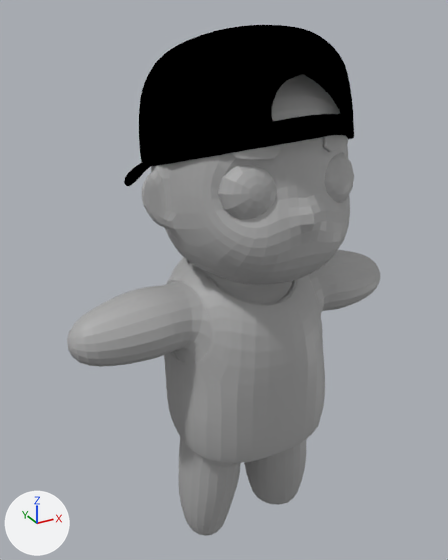
The FBX model Assets/Assets/Models/Bugoy/Model.fbx: old version first, new version second.
Both versions are drawn from a camera (50 mm lens) standing at (-0.0301, -0.0499, 0.0105) and looking at (0.0001, 0.005, -0.0169). Lighting does not change. The marker at lower left points along +X, +Y and +Z. Where no turn or scale is listed for an object, it has been applied to the vertices.

The first picture shows 'Clothes1:Group4249', 'Doll_5:Group49566', 'Eyebrows:Group27761', 'polySurface22', 'polySurface23'.
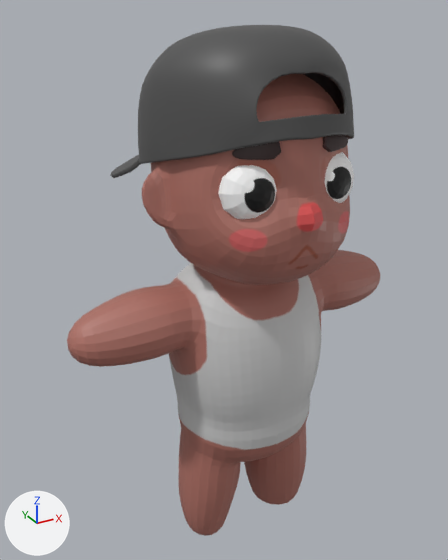
Where the newer file only moved an object's origin or applied its transform, the numbers keep the older frame.

Boxes (x1, y1, x2, y2) around the edits, measured in the pictures (448 x 560 px; the box of a moved part takes in the faces that stretch with it):
'Doll_5:Group49566', recoloured, surface changed (grey to brown)
    both: (67, 74, 380, 536)
'Clothes1:Group4249', deleted
    before: (164, 257, 325, 463)
'polySurface22', reshaped
    before: (124, 25, 354, 186)
    after: (111, 25, 354, 178)
'polySurface23', recoloured
    both: (218, 152, 354, 219)
'Eyebrows:Group27761', recoloured (grey to black)
    both: (232, 135, 348, 160)
part 1 of me_mesh_004, moved or reshaped
    before: (124, 25, 316, 186)
    after: (111, 25, 316, 178)
part 2 of me_mesh_004, recoloured (black to grey)
    both: (271, 25, 354, 139)

Patch to the scene script:
```diff
--- a/Assets/Assets/Models/Bugoy/Model.fbx.py
+++ b/Assets/Assets/Models/Bugoy/Model.fbx.py
@@ img_bugoyylow_lambert5_basecolor_png @@
+img_bugoyylow_lambert5_basecolor_png = load_image('BugoyyLow_lambert5_BaseColor.png', 'Textures/BugoyyLow_lambert5_BaseColor.png', 2048, 2048, 'sRGB')
@@ mat_lambert4 @@
+mat_lambert4 = principled_material('lambert4')
+mat_lambert4.texture = img_bugoyylow_lambert5_basecolor_png
@@ mat_lambert5 @@
+mat_lambert5 = principled_material('lambert5')
+mat_lambert5.texture = img_bugoyylow_lambert5_basecolor_png
@@ mat_lambert8 @@
+mat_lambert8 = principled_material('lambert8')
+mat_lambert8.base_color = (0.0769, 0.0769, 0.0769)  # dark grey #4e4e4e
@@ mat_lambert6 @@
+mat_lambert6 = principled_material('lambert6')
+mat_lambert6.texture = img_bugoyylow_lambert5_basecolor_png
@@ me_mesh_004 @@
 # used by ob_polysurface22; location = (0.0, 0.0, -0.0006)
-me_mesh_004.from_pydata(...)  # 6714 vertices, 6704 faces; spans x -0.0095..0.0098, y -0.0098..0.0194, z -0.0067..0.0098
+me_mesh_004.from_pydata(...)  # 6958 vertices, 6952 faces; spans x -0.0098..0.0098, y -0.0098..0.0194, z -0.006..0.0098
+# me_mesh_004 part 1: 1584 vertices moved from x -0.0091..0.0001, y -0.0098..0.0193, z -0.0064..0.0098 to x -0.0092..0.0001, y -0.0098..0.0194, z -0.0057..0.0098; 1672 vertices removed from x -0.0095..0.0001, y -0.0097..0.0193, z -0.0067..0.0098; 1916 vertices added at x -0.0098..0.0, y -0.0098..0.0194, z -0.006..0.0098
+# me_mesh_004 part 2: 4583 faces spanning x -0.0087..0.0098, y -0.0098..0.0194, z -0.006..0.0098 switch from mat_lambert2 (dark grey #626262) to mat_lambert8 (dark grey #4e4e4e)
@@ me_mesh_001 @@
 me_mesh_001.from_pydata(...)  # 428 vertices, 424 faces; spans x -0.00581..0.00581, y -0.00871..-0.0069, z -0.00059..0.00112
-me_mesh_001.materials.append(mat_standardsurface1)  # grey #aaaaaa
+me_mesh_001.materials.append(mat_lambert6)  # picture img_bugoyylow_lambert5_basecolor_png
@@ me_mesh_003 @@
 me_mesh_003.from_pydata(...)  # 268 vertices, 288 faces; spans x -0.0108..0.00265, y -0.00191..0.00191, z -0.00266..0.00266
-me_mesh_003.materials.append(mat_standardsurface1)  # grey #aaaaaa
+me_mesh_003.materials.append(mat_lambert5)  # picture img_bugoyylow_lambert5_basecolor_png
@@ me_mesh @@
 me_mesh.from_pydata(...)  # 3638 vertices, 3636 faces; spans x -0.0185..0.0185, y -0.0107..0.0096, z -0.0458..0.0061
 # used by ob_doll_5_group49566; location = (0.0, 0.0, 0.0)
-me_mesh.materials.append(mat_standardsurface1)  # grey #aaaaaa
+# me_mesh part 3: texture (UV) coordinates changed
+me_mesh.materials.append(mat_lambert4)  # picture img_bugoyylow_lambert5_basecolor_png
@@ ob_clothes1_group4249 @@
-ob_clothes1_group4249 = bpy.data.objects.new('Clothes1:Group4249', me_mesh_002)
-ob_clothes1_group4249.location = (0.0, 0.0, 0.0)
```
